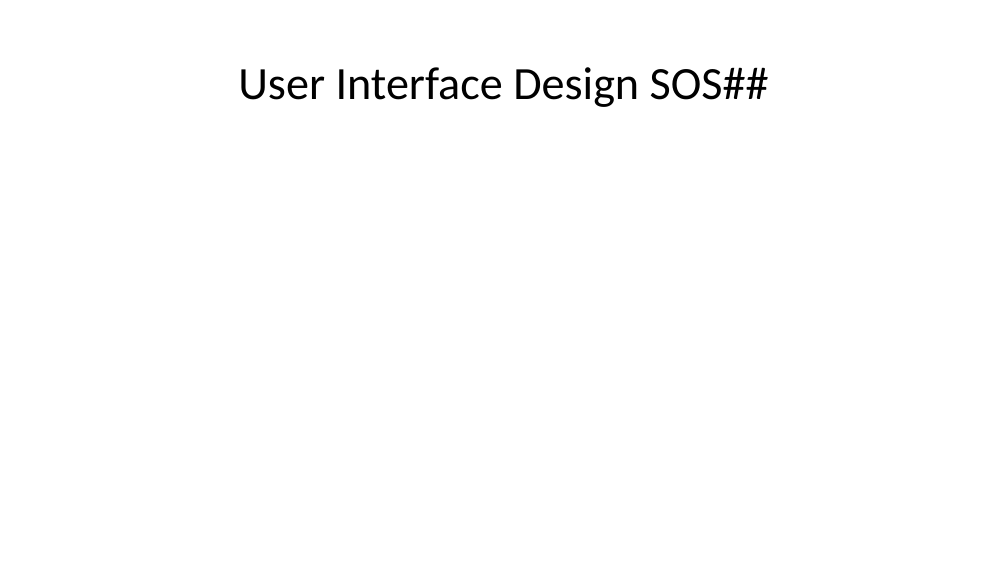
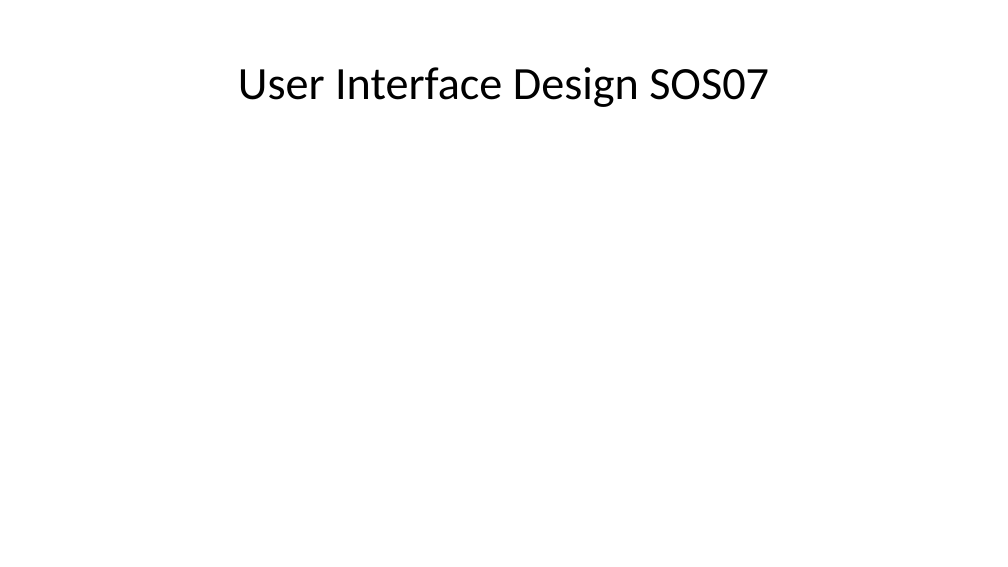
Before and after one commit to arocho032/CEN4010-Team-5, a slide deck: slide 10 of specifications/deliv1/SOS Deliverable 1 Presentation.pptx. Drawn at 1008x567 pixels with LibreOffice and Linux fonts; fonts in the diff are those of the drawing. Boxes give left, top, right and bottom in pixels: in the first picture for what was removed or moved away, otherwise in the second. Text is boxed around its words. In the diff, an @@ line names an element or a change of style, - is before the commit and + after.

```diff
--- a/specifications/deliv1/SOS Deliverable 1 Presentation.pptx
+++ b/specifications/deliv1/SOS Deliverable 1 Presentation.pptx
@@ title at [238, 67, 769, 107]: text changed @@
-User Interface Design SOS##
+User Interface Design SOS07
```
Also in this commit, not shown: 9 other slides changed, 4 slides added, 4 slides removed, 1 other file.
